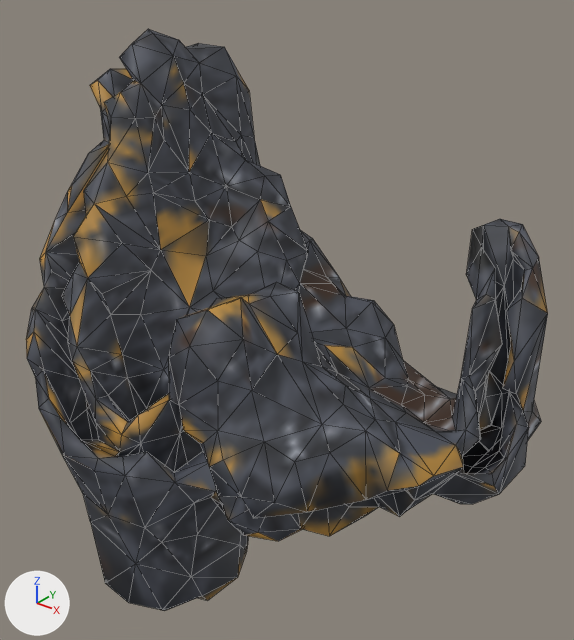
An edit to the glTF model www/proto3d/models/beth/equipment/fitted/rook/rook_scale_rare_leg_L_lod1.glb, drawn before and after from the same camera.
One viewpoint serves both versions: a 50 mm lens placed at (0.855, -0.829, 0.937), pointed at (0.281, -0.111, 0.492). Lighting does not change. The marker at lower left points along +X, +Y and +Z. The picture after the commit comes second. Mesh edges are drawn as thin lines. Vertices at exactly the same position are counted once.

The first picture shows 'rook_scale_rare_leg_L_lod1'.
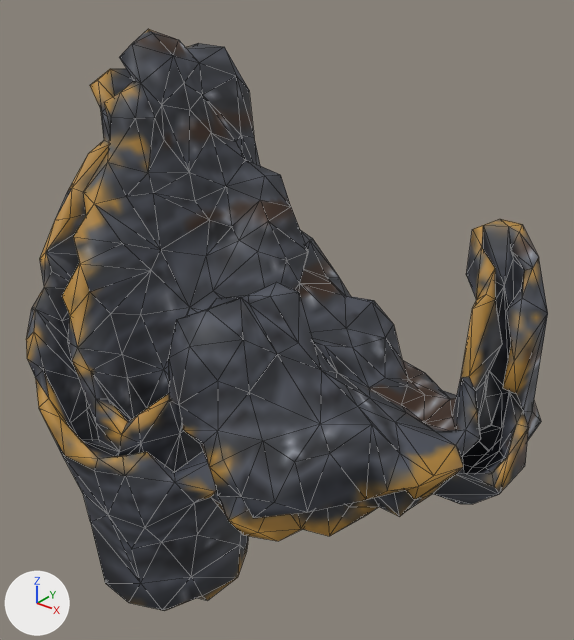
Where the change shows, as pixel boxes (x1, y1, x2, y2) in the pictures (574 x 640 px; the box of a moved part takes in the faces that stretch with it):
part 1 of me_rook_scale_rare_leg_l_hi_002, moved or reshaped: (40, 145, 414, 610) in both
part 2 of me_rook_scale_rare_leg_l_hi_002, moved or reshaped: (385, 324, 457, 399) in both
part 3 of me_rook_scale_rare_leg_l_hi_002, surface changed: (27, 29, 548, 605) in both

The change in detail:
me_rook_scale_rare_leg_l_hi_002 is used by ob_rook_scale_rare_leg_l_lod1; location (0.0, 0.0, 0.0).
me_rook_scale_rare_leg_l_hi_002 had 996 vertices, 2023 faces and spanned x -0.032..0.578, y -0.393..0.158, z 0.159..0.823.
me_rook_scale_rare_leg_l_hi_002 now has 1001 vertices, 2038 faces and spans x -0.032..0.578, y -0.393..0.158, z 0.159..0.823.
Part 1, on me_rook_scale_rare_leg_l_hi_002:
37 vertices are removed from x 0.017..0.468, y -0.358..0.069, z 0.185..0.649.
178 faces are deleted.
21 vertices move from x 0.026..0.395, y -0.33..0.045, z 0.354..0.698 to x 0.025..0.394, y -0.33..0.043, z 0.355..0.698.
44 vertices are added at x 0.012..0.464, y -0.36..0.074, z 0.187..0.665.
192 new faces join them.
Part 2, on me_rook_scale_rare_leg_l_hi_002:
1 vertex is removed from x 0.344, y 0.083, z 0.372.
6 faces are deleted.
1 vertex moves from x 0.391, y 0.104, z 0.335 to x 0.395, y 0.104, z 0.332.
2 vertices are added at (0.344, 0.08, 0.374), (0.375, 0.097, 0.356).
8 new faces join them.
me_rook_scale_rare_leg_l_hi_002 part 3: 1047 kept faces spanning x -0.031..0.578, y -0.393..0.155, z 0.159..0.823 get new texture (UV) coordinates.
Other edits to the shape of me_rook_scale_rare_leg_l_hi_002 do not show in these pictures.
